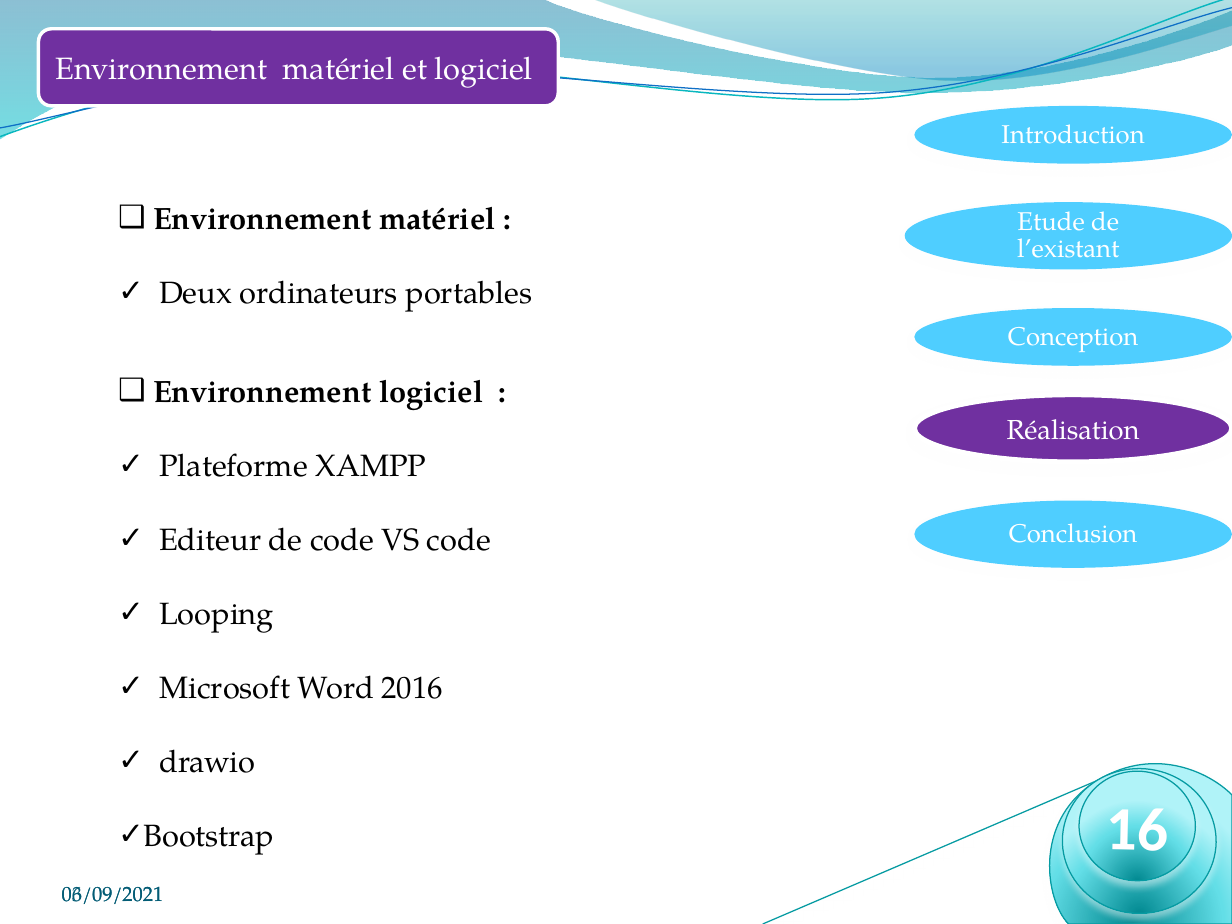
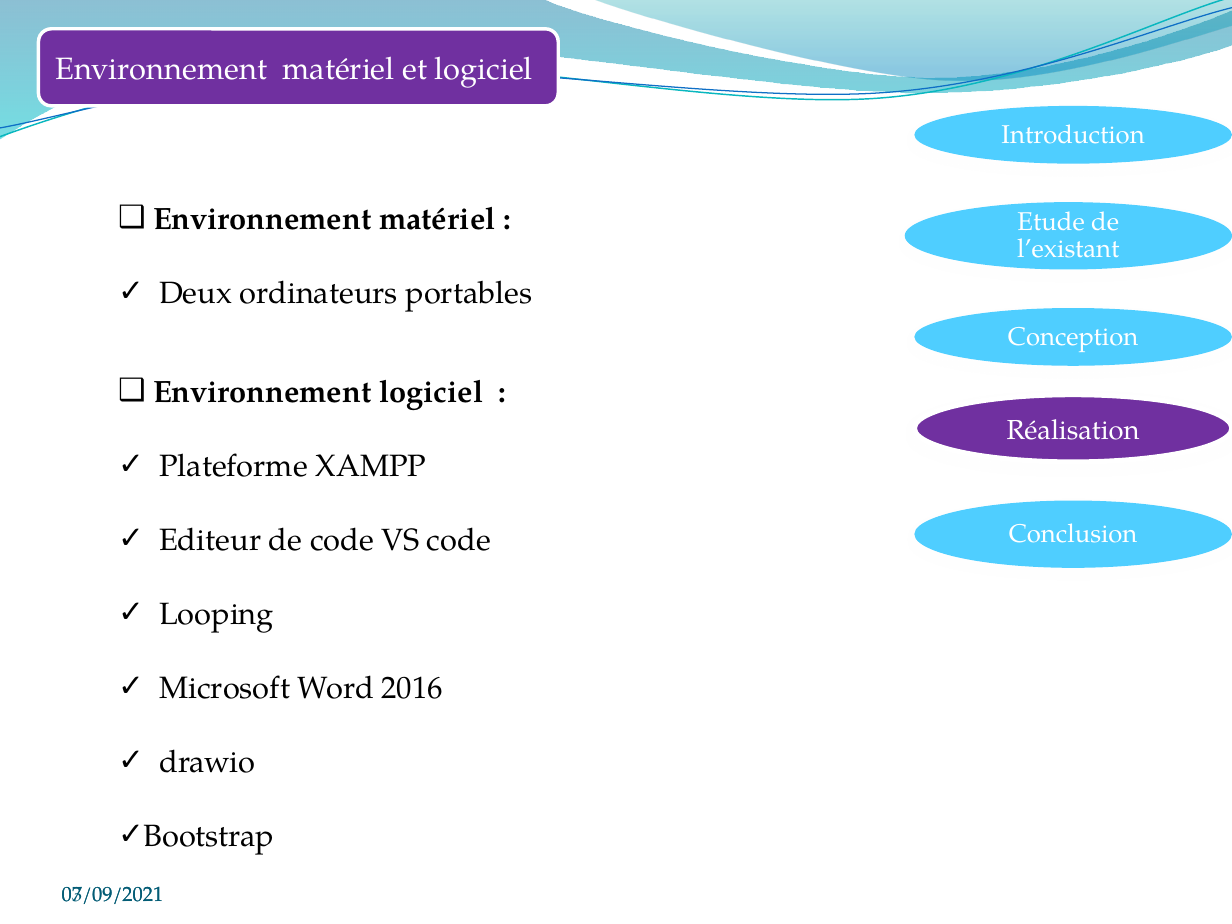
Before and after one commit to badreddine2010/e-shop, a slide deck: slide 19 of conception/Rapport/présentation soutenance Pfe_Bad_Afpa.pptx. Drawn at 1232x924 pixels with LibreOffice and Linux fonts; fonts in the diff are those of the drawing; background and template pictures are left out. Boxes give left, top, right and bottom in pixels: in the first picture for what was removed or moved away, otherwise in the second. Text is boxed around its words. In the diff, an @@ line names an element or a change of style, - is before the commit and + after.

```diff
--- a/conception/Rapport/présentation soutenance Pfe_Bad_Afpa.pptx
+++ b/conception/Rapport/présentation soutenance Pfe_Bad_Afpa.pptx
@@ group removed at (763, 744, 1231, 924): 2 ellipses, 1 line, 1 freeform shape @@
-16
@@ text at (62, 886, 164, 904): text changed @@
-06/09/2021
+07/09/2021
```
Also in this commit, not shown: 31 other slides changed, 1 slide added, 4 other files.
